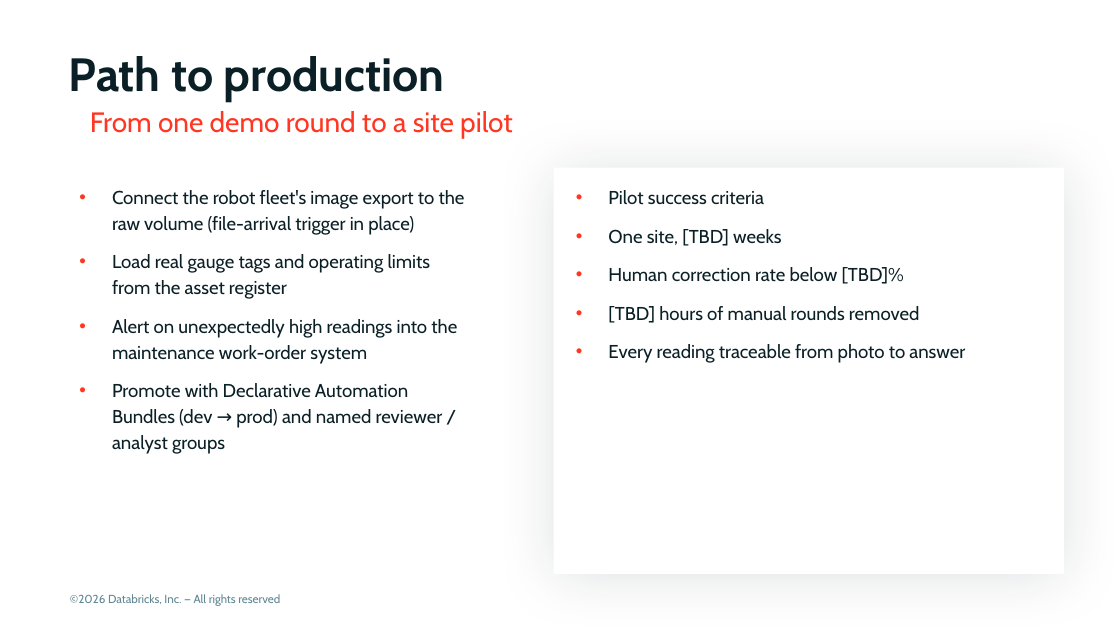
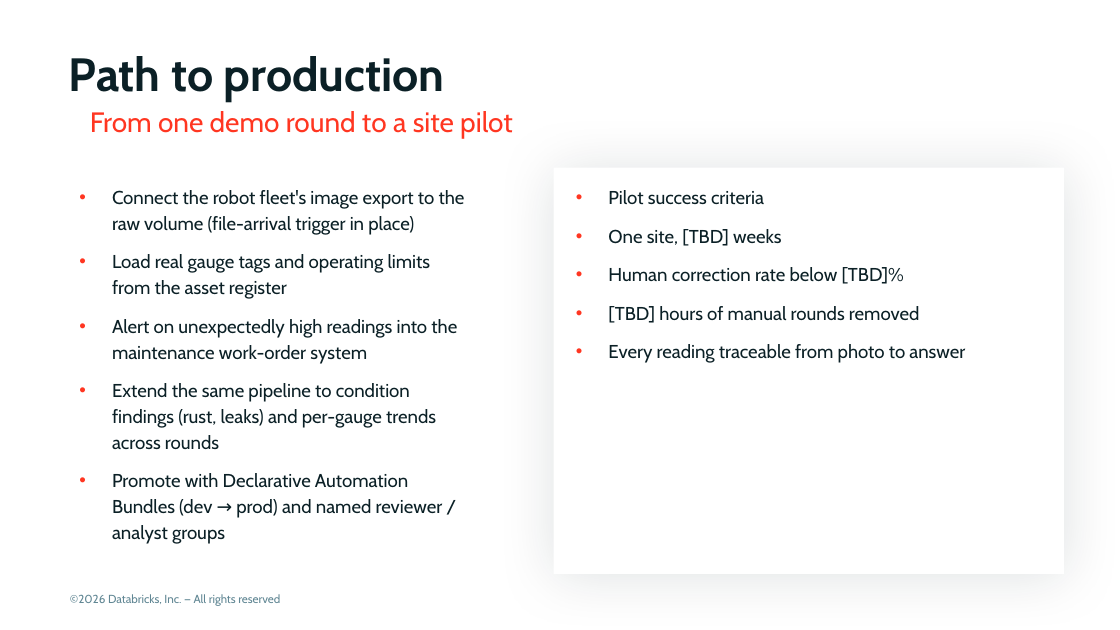
Before and after one commit to admitrewski/pressure-gauge-reader, a slide deck: slide 12 of deck/pressure-gauge-reader.pptx (slide 9 before the commit). Drawn at 1120x630 pixels with LibreOffice and Linux fonts; fonts in the diff are those of the drawing; background and template pictures are left out. Boxes give left, top, right and bottom in pixels: in the first picture for what was removed or moved away, otherwise in the second. Text is boxed around its words. In the diff, an @@ line names an element or a change of style, - is before the commit and + after.

Commit message:
Deck: business context (problem, operator patterns, why now) and measured KPIs
Adds three slides before the solution: why Northbay needs this (analog gauges,
photos are not readings, cost of late readings; ETH Zurich ICRA 2024, Siemens
2024), what we hear from energy operators (anonymised patterns -> answers) and
why now. Outcome cards now use measured build numbers; demo adds the AI model
& usage step; Northbay Energy branding throughout.

```diff
--- a/deck/pressure-gauge-reader.pptx
+++ b/deck/pressure-gauge-reader.pptx
@@ text at (x1=112, y1=383, x2=436, y2=449): paragraph added @@
+• Extend the same pipeline to condition findings (rust, leaks) and per-gauge trends across rounds
```
Also in this commit, not shown: 5 other slides changed, 3 slides added, 2 other files.
